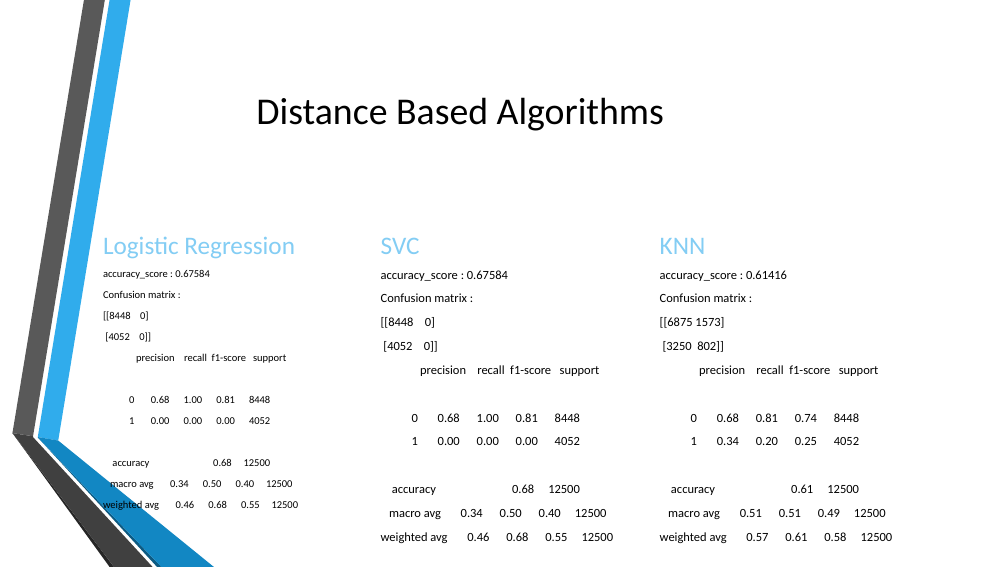
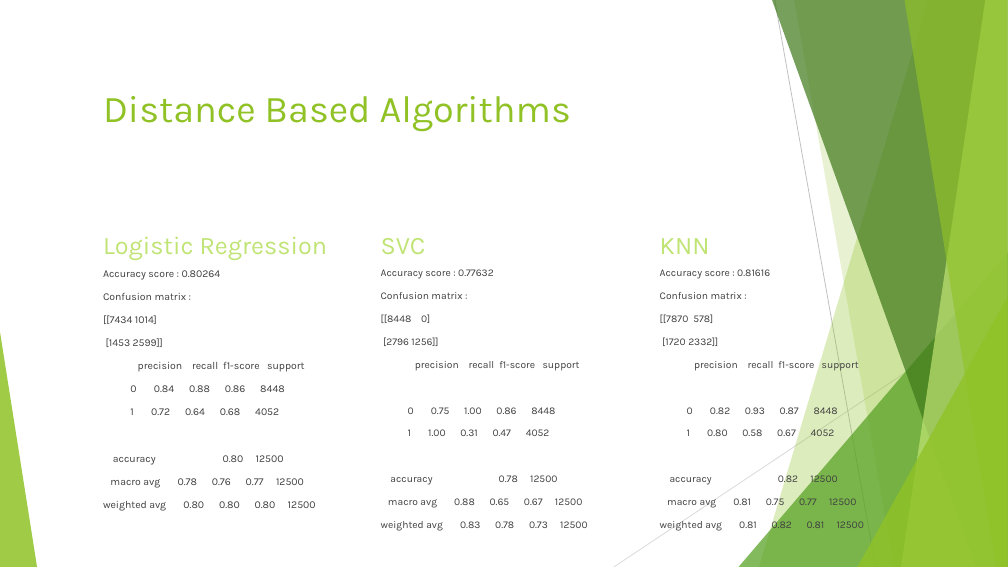
Before and after one commit to utsav87589/Fraud-Detection, a slide deck: slide 3 of reports/Report-Keep both.pptx. Drawn at 1008x567 pixels with LibreOffice and Linux fonts; fonts in the diff are those of the drawing; background and template pictures are left out. Boxes give left, top, right and bottom in pixels: in the first picture for what was removed or moved away, otherwise in the second. Text is boxed around its words. In the diff, an @@ line names an element or a change of style, - is before the commit and + after.

Commit message:
Supervised ML Based reports completed

```diff
--- a/reports/Report-Keep both.pptx
+++ b/reports/Report-Keep both.pptx
@@ title "Distance Based Algorithms" at box(103, 96, 571, 131): font Calibri to Karla, text colour #000000 to #90C226; alignment centre to left; vertical alignment middle to top @@
@@ font Calibri to Karla, text colour #83CDF4 to #C0E474 in 3 elements at box(103, 237, 328, 260), box(381, 238, 426, 254), box(660, 238, 710, 254) @@
@@ text at box(381, 269, 494, 279): text changed; size 11.9 to 9.8 pt; font Calibri to Karla; text colour #000000 to #404040 @@
-accuracy_score : 0.67584
+Accuracy score : 0.77632
@@ text at box(660, 269, 770, 279): text changed; size 11.9 to 9.8 pt; font Calibri to Karla; text colour #000000 to #404040 @@
-accuracy_score : 0.61416
+Accuracy score : 0.81616
@@ text at box(103, 270, 221, 280): text changed; font Calibri to Karla; text colour #000000 to #404040 @@
-accuracy_score : 0.67584
+Accuracy score : 0.80264
@@ text at box(103, 293, 305, 372): font Calibri to Karla, text colour #000000 to #404040 in "Confusion matrix :", "precision recall f1-score support"; more space between paragraphs @@
@@ text at box(381, 292, 580, 371): size 11.9 to 9.8 pt, font Calibri to Karla, text colour #000000 to #404040 in "Confusion matrix :", "[[8448 0]", "precision recall f1-score support"; more space between paragraphs @@
@@ text at box(660, 292, 859, 371): size 11.9 to 9.8 pt, font Calibri to Karla, text colour #000000 to #404040 in "Confusion matrix :", "precision recall f1-score support"; more space between paragraphs @@
@@ text at box(103, 315, 163, 347): text changed; font Calibri to Karla; text colour #000000 to #404040 @@
-[[8448 0]
-[4052 0]]
+[[7434 1014]
+[1453 2599]]
@@ text at box(660, 314, 718, 346): text changed; size 11.9 to 9.8 pt; font Calibri to Karla; text colour #000000 to #404040 @@
-[[6875 1573]
-[3250 802]]
+[[7870 578]
+[1720 2332]]
@@ group added at box(0, 0, 1008, 567): 5 freeform shapes, 3 triangles, 2 lines @@
@@ text at box(383, 337, 438, 346): text changed; size 11.9 to 9.8 pt; font Calibri to Karla; text colour #000000 to #404040 @@
-[4052 0]]
+[2796 1256]]
@@ text at box(103, 385, 304, 511): text changed; font Calibri to Karla; text colour #000000 to #404040 @@
-0 0.68 1.00 0.81 8448
-1 0.00 0.00 0.00 4052
-accuracy 0.68 12500
-macro avg 0.34 0.50 0.40 12500
-weighted avg 0.46 0.68 0.55 12500
+0 0.84 0.88 0.86 8448
+1 0.72 0.64 0.68 4052
+accuracy 0.80 12500
+macro avg 0.78 0.76 0.77 12500
+weighted avg 0.80 0.80 0.80 12500
@@ text at box(381, 407, 587, 531): text changed; size 11.9 to 9.8 pt; font Calibri to Karla; text colour #000000 to #404040 @@
-0 0.68 1.00 0.81 8448
-1 0.00 0.00 0.00 4052
-accuracy 0.68 12500
-macro avg 0.34 0.50 0.40 12500
-weighted avg 0.46 0.68 0.55 12500
+0 0.75 1.00 0.86 8448
+1 1.00 0.31 0.47 4052
+accuracy 0.78 12500
+macro avg 0.88 0.65 0.67 12500
+weighted avg 0.83 0.78 0.73 12500
@@ text at box(660, 407, 856, 531): text changed; size 11.9 to 9.8 pt; font Calibri to Karla; text colour #000000 to #404040 @@
-0 0.68 0.81 0.74 8448
-1 0.34 0.20 0.25 4052
-accuracy 0.61 12500
-macro avg 0.51 0.51 0.49 12500
-weighted avg 0.57 0.61 0.58 12500
+0 0.82 0.93 0.87 8448
+1 0.80 0.58 0.67 4052
+accuracy 0.82 12500
+macro avg 0.81 0.75 0.77 12500
+weighted avg 0.81 0.82 0.81 12500
@@ group removed at box(12, 0, 214, 567): 6 freeform shapes @@
```
Also in this commit, not shown: 8 other slides changed, 5 other files.
